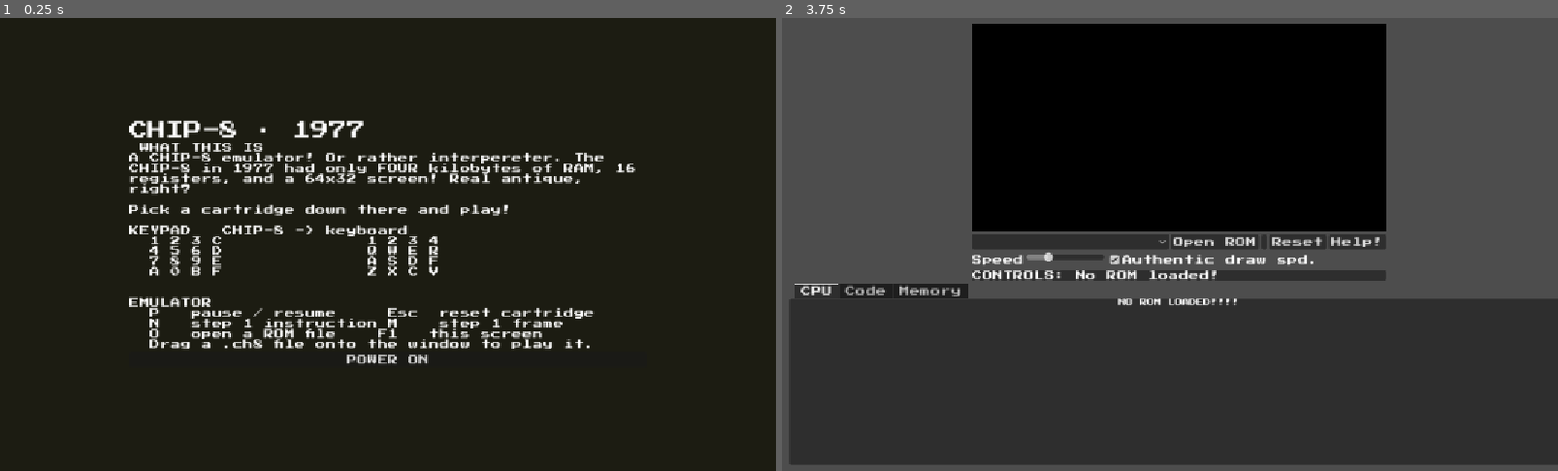
Above: before the commit, frames 1-2 (left to right).
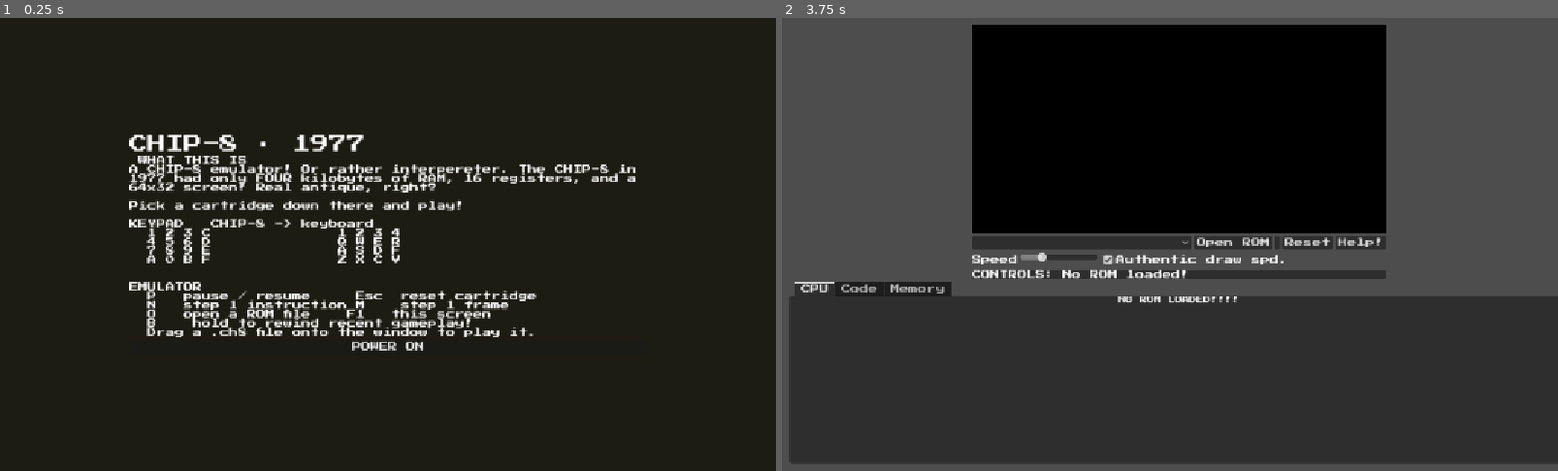
Above: after the commit, the same moments.

Repository: UnderstoodUseYourUsernameHere/chip-8-emulator
Game: Godot game, scene res://scenes/main.tscn
Two runs of this game, one before a commit and one after it. Both use one fixed random seed, a clock stepped at 60 frames per second and the inputs below.
Inputs (mouse positions are in pixels of both pictures, inside the frame that each line leads up to; where the layout moved, square brackets give the same spot in the first picture):
- Up to frame 1 (0.25 s): no input
- Up to frame 2 (3.75 s): click "Reset" at 0.5 s; click (1084, 244) [1069, 239] at 1.25 s; click "Open ROM" at 2 s; click "Authentic draw spd." at 2.75 s; click "POWER ON" at 3.5 s

The runs differ from the first frame. In frame 1, 10% of the frame differs, in the area x 16-82%, y 22-77%; in frame 2, 2.9%.
Error before the commit: Out of bounds get index '0' (on base: 'PackedByteArray') (res://scripts/main.gd:469)
Error after the commit: Out of bounds get index '0' (on base: 'PackedByteArray') (res://scripts/main.gd:553)

Commit message:
Added snapshot function that allows for rewinds with keypress B

Diff:
--- a/fonts/ui_theme.tres
+++ b/fonts/ui_theme.tres
@@ -4,4 +4,4 @@
 
 [resource]
 default_font = ExtResource("1_wpbi6")
-default_font_size = 16
+default_font_size = 14
--- a/scenes/main.tscn
+++ b/scenes/main.tscn
@@ -199,6 +199,7 @@
   P   pause / resume     Esc  reset cartridge
   N   step 1 instruction M    step 1 frame
   O   open a ROM file    F1   this screen
+  B    hold to rewind recent gameplay!
   Drag a .ch8 file onto the window to play it."
 fit_content = true
 
--- a/scripts/main.gd
+++ b/scripts/main.gd
@@ -46,6 +46,13 @@
 var rom_names: Array[String] = []
 var rom_paths := {}
 
+const REWIND_MAX_TICKS := 600
+
+var rewind_history: Array[Dictionary] = []
+var rewinding := false
+
+var rng := RandomNumberGenerator.new()
+
 var instructions_per_frame := 11
 var current_rom := ""
 var paused := false
@@ -124,6 +131,10 @@
 	display.resize(64 * 32)
 	display.fill(0)
 	stack.clear()
+	rewind_history.clear()
+	rewinding = false
+	trace.clear()
+	rng.randomize()
 	keys.resize(16)
 	keys.fill(0)
 	keys_used.clear()
@@ -243,6 +254,79 @@
 	get_window().files_dropped.connect(_on_files_dropped)
 	%OpenButton.pressed.connect(open_rom_dialog)
 
+func capture_rewind_state() -> Dictionary:
+	return {
+		"memory": memory.duplicate(),
+		"registers": V.duplicate(),
+		"display": display.duplicate(),
+		"stack": stack.duplicate(),
+
+		"pc": pc,
+		"I": I,
+		"delay_timer": delay_timer,
+		"sound_timer": sound_timer,
+		"waiting_for_key": waiting_for_key,
+
+		"last_pc": last_pc,
+		"last_opcode": last_opcode,
+		"trace": trace.duplicate(),
+
+		"keys_used": keys_used.duplicate(),
+		"announced_any_key": announced_any_key,
+
+		"rng_seed": rng.seed,
+		"rng_state": rng.state,
+
+		"speed": instructions_per_frame,
+		"display_wait": display_wait_enabled,
+	}
+
+func restore_rewind_state(snapshot: Dictionary) -> void:
+	memory = snapshot["memory"].duplicate()
+	V = snapshot["registers"].duplicate()
+	display = snapshot["display"].duplicate()
+
+	stack.assign(snapshot["stack"])
+	trace.assign(snapshot["trace"])
+
+	pc = snapshot["pc"]
+	I = snapshot["I"]
+
+	delay_timer = snapshot["delay_timer"]
+	sound_timer = snapshot["sound_timer"]
+	waiting_for_key = snapshot["waiting_for_key"]
+
+	last_pc = snapshot["last_pc"]
+	last_opcode = snapshot["last_opcode"]
+
+	keys_used = snapshot["keys_used"]
+	announced_any_key = snapshot["announced_any_key"]
+
+	rng.seed = snapshot["rng_seed"]
+	rng.state = snapshot["rng_state"]
+
+	instructions_per_frame = snapshot["speed"]
+	display_wait_enabled = snapshot["display_wait"]
+
+	speed_slider.set_value_no_signal(instructions_per_frame)
+	wait_check.set_pressed_no_signal(display_wait_enabled)
+
+	faulted = false
+	drew_this_frame = false
+	frame_blocked = false
+
+	skip_breakpoint_pc = -1
+	stopped_breakpoint_pc = -1
+	status = ""
+
+	beep.stop()
+
+func remember_rewind_state() -> void:
+	rewind_history.append(capture_rewind_state())
+
+	if rewind_history.size() > REWIND_MAX_TICKS:
+		rewind_history.pop_front()
+
 func update_controls_label() -> void:
 	if not rom_loaded:
 		controls_label.text = "CONTROLS: No ROM loaded!"
@@ -500,8 +584,22 @@
 
 func _physics_process(_delta: float) -> void:
 	read_keys()
-	if rom_loaded and not paused:
+
+	rewinding = (
+		rom_loaded
+		and not help_overlay.visible
+		and not breakpoint_edit.has_focus()
+		and Input.is_physical_key_pressed(KEY_B)
+	)
+
+	if rewinding:
+		if not rewind_history.is_empty():
+			var snapshot: Dictionary = rewind_history.pop_back()
+			restore_rewind_state(snapshot)
+	elif rom_loaded and not paused and not faulted:
+		remember_rewind_state()
 		run_frame()
+
 	update_sound()
 	draw_screen()
 	update_debug()
@@ -558,7 +656,12 @@
 		paused = paused_before_help
 
 func update_sound() -> void:
-	var should_beep := sound_timer > 0 and not paused and rom_loaded
+	var should_beep := (
+		sound_timer > 0
+		and not paused
+		and not rom_loaded
+		and not rewinding
+	)
 	if should_beep and not beep.playing:
 		beep.play()
 	elif not should_beep and beep.playing:
@@ -573,7 +676,10 @@
 
 
 	var t := ""
-	t += "PAUSED\n" if paused else "RUNNING\n"
+	if rewinding:
+		t += "REWINDING\n"
+	else:
+		t += "PAUSED\n" if paused else "RUNNING\n"
 	if status != "":
 		t += status + "\n"
 	t += "\n"
@@ -837,7 +943,7 @@
 		0xB:
 			pc = nnn + V[0]
 		0xC:
-			V[x] = randi_range(0, 255) & nn
+			V[x] = rng.randi_range(0, 255) & nn
 		0xD:
 			var px := V[x] % 64
 			var py := V[y] % 32
